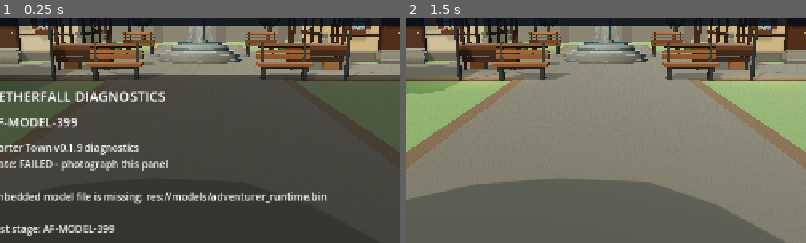
Above: before the commit, frames 1-2 (left to right).
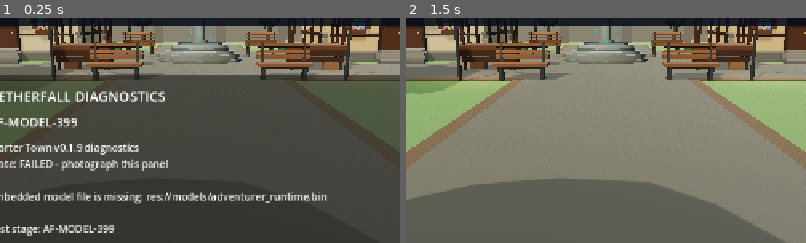
Above: after the commit, the same moments.

Repository: demetrecerrone-star/Aetherfall
Game: Godot game, scene res://starter_town.tscn
Two runs of this game, one before a commit and one after it. Both use one fixed random seed, a clock stepped at 60 frames per second and the inputs below.
Inputs:
- Up to frame 1 (0.25 s): no input
- Up to frame 2 (1.5 s): click "ERROR AF-MODEL-399" at 0.5 s; click "POSE: RELAX" at 1.25 s
The pictures show only the part of the screen within x 25-75%, y 17-67%; the shares and areas given below are measured in that part.

The runs differ from the first frame. In frame 1, less than 0.1% of the frame differs, in the area x 46-54%, y 3-12%; in frame 2, less than 0.1%.

Commit message:
Render fountain with animated translucent water curtains and refined splash droplets

Diff:
--- a/cleanroom/starter_town.gd
+++ b/cleanroom/starter_town.gd
@@ -127,6 +127,7 @@
 var _fountain_crystal: MeshInstance3D
 var _fountain_glow: OmniLight3D
 var _fountain_cascades: Array[MeshInstance3D] = []
+var _fountain_curtain_mat: ShaderMaterial
 var _fountain_drips: Array[MeshInstance3D] = []
 
 func _ready() -> void:
@@ -442,53 +443,89 @@
     return Vector3(sin(heading) * radius, y, -4.0 + cos(heading) * radius)
 
 
+func _fountain_curtain_material() -> ShaderMaterial:
+    # A translucent animated water skin, not opaque hair strands or light panels.
+    # Broad low-contrast streaks travel downward; the edges vanish naturally.
+    var shader := Shader.new()
+    shader.code = """
+shader_type spatial;
+render_mode blend_mix, depth_draw_never, cull_disabled, diffuse_burley, specular_schlick_ggx;
+
+uniform float flow_time = 0.0;
+
+void fragment() {
+    float soft_edges = smoothstep(0.0, 0.18, UV.x) *
+        (1.0 - smoothstep(0.82, 1.0, UV.x));
+    float channel = sin(UV.x * 16.0 + sin(UV.y * 13.0 - flow_time * 3.7) * 0.65);
+    float falling = sin(UV.y * 46.0 - flow_time * 9.0 +
+        1.6 * sin(UV.x * 9.0 + flow_time * 0.75));
+    float breakup = sin(UV.y * 29.0 - flow_time * 6.6 + UV.x * 13.0);
+    float flecks = smoothstep(0.68, 0.95, 0.50 +
+        0.25 * falling + 0.25 * breakup);
+    float shimmer = clamp(0.48 + 0.22 * channel + 0.18 * flecks, 0.0, 1.0);
+    ALBEDO = mix(vec3(0.19, 0.48, 0.55), vec3(0.54, 0.78, 0.83), shimmer);
+    ALPHA = (0.37 + 0.07 * channel + 0.11 * flecks) *
+        soft_edges * COLOR.a;
+    ROUGHNESS = 0.11;
+    SPECULAR = 0.76;
+    METALLIC = 0.0;
+}
+"""
+    var material := ShaderMaterial.new()
+    material.shader = shader
+    material.set_shader_parameter("flow_time", 0.0)
+    return material
+
+
 func _add_fountain_cascade(angle: float, index: int) -> void:
-    # Seven uneven, narrowly separated water filaments at each spout.
-    # Unlike the earlier broad unlit ribbons they have gaps, irregular edges,
-    # changing thickness and physically lit normals: no flat light panels.
+    # One lightly folded, continuous falling sheet per outlet. Seven vertices
+    # across its width create a soft contour, not seven separated hair strands.
+    var rows := 33
+    var columns := 7
     var vertices := PackedVector3Array()
     var normals := PackedVector3Array()
     var colors := PackedColorArray()
+    var uvs := PackedVector2Array()
     var indices := PackedInt32Array()
-    for strand in range(7):
-        var offset := (float(strand) - 3.0) * 0.065
-        var heading := angle + offset
-        var across := Vector3(cos(heading), 0.0, -sin(heading))
-        for segment in range(29):
-            var t := float(segment) / 28.0
-            var center := _fountain_flow_point(heading, t, index)
-            var turbulence := 0.013 * sin(t * 19.0 + float(strand) * 1.7 + float(index)) * sin(t * PI)
-            center.x += sin(heading) * turbulence
-            center.z += cos(heading) * turbulence
-            var width := 0.010 + 0.006 * (0.5 + 0.5 * sin(24.0 * t + float(strand) * 2.1))
-            var density := 0.52 + 0.25 * sin(t * 17.0 + float(strand) * 2.3)
-            for edge in range(2):
-                var sign := -1.0 if edge == 0 else 1.0
-                vertices.append(center + across * (sign * width))
-                normals.append(Vector3(sin(heading), 0.18, cos(heading)).normalized())
-                colors.append(Color(0.95, 1.0, 1.0, density))
-            if segment > 0:
-                var base := strand * 58 + (segment - 1) * 2
+    var across := Vector3(cos(angle), 0.0, -sin(angle))
+    var outwards := Vector3(sin(angle), 0.0, cos(angle))
+    for segment in range(rows):
+        var t := float(segment) / float(rows - 1)
+        var center := _fountain_flow_point(angle, t, index)
+        var width := lerpf(0.116, 0.095, t)
+        var flutter := sin(t * 16.0 + float(index) * 1.1) * sin(t * PI) * 0.007
+        for column in range(columns):
+            var u := float(column) / float(columns - 1)
+            var side := u * 2.0 - 1.0
+            var fold := 0.016 * sin(u * TAU + t * 9.0 + float(index) * 0.73) * sin(t * PI)
+            var point := center + across * side * width + outwards * (fold + flutter)
+            vertices.append(point)
+            normals.append((outwards + Vector3.UP * 0.25 + across * (side * 0.24)).normalized())
+            colors.append(Color(1.0, 1.0, 1.0, lerpf(0.96, 0.80, t)))
+            uvs.append(Vector2(u, t))
+        if segment > 0:
+            var previous := (segment - 1) * columns
+            var current := segment * columns
+            for column in range(columns - 1):
                 indices.append_array(PackedInt32Array([
-                    base, base + 1, base + 2,
-                    base + 1, base + 3, base + 2
+                    previous + column, previous + column + 1, current + column,
+                    previous + column + 1, current + column + 1, current + column
                 ]))
     var arrays := []
     arrays.resize(Mesh.ARRAY_MAX)
     arrays[Mesh.ARRAY_VERTEX] = vertices
     arrays[Mesh.ARRAY_NORMAL] = normals
     arrays[Mesh.ARRAY_COLOR] = colors
+    arrays[Mesh.ARRAY_TEX_UV] = uvs
     arrays[Mesh.ARRAY_INDEX] = indices
     var mesh := ArrayMesh.new()
     mesh.add_surface_from_arrays(Mesh.PRIMITIVE_TRIANGLES, arrays)
     var flow := MeshInstance3D.new()
     flow.name = "FountainCascade%02d" % index
     flow.mesh = mesh
-    var mat := _water_mat(Color("#9dced9"), 0.54)
-    mat.vertex_color_use_as_albedo = true
-    mat.roughness = 0.10
-    mat.metallic = 0.0
-    flow.material_override = mat
+    if _fountain_curtain_mat == null:
+        _fountain_curtain_mat = _fountain_curtain_material()
+    flow.material_override = _fountain_curtain_mat
     flow.cast_shadow = GeometryInstance3D.SHADOW_CASTING_SETTING_OFF
     add_child(flow)
     _fountain_cascades.append(flow)
@@ -500,8 +537,8 @@
     var drop := MeshInstance3D.new()
     drop.name = "FountainDroplet_%d_%d" % [stream, bead]
     var shape := SphereMesh.new()
-    shape.radius = 0.011
-    shape.height = 0.053
+    shape.radius = 0.008
+    shape.height = 0.030
     shape.radial_segments = 10
     shape.rings = 5
     drop.mesh = shape
@@ -1278,7 +1315,7 @@
     _cylinder(self, "FountainColumn", 0.24, 1.36, Vector3(0, 1.70, -4.0), Color("#858d89"), 0.82)
     _cylinder(self, "FountainSpoutRing", 0.38, 0.18, Vector3(0, 2.28, -4.0), Color("#707875"), 0.74)
 
-    # Water now spills from the top disk rim, curves through open air,
+    # Textured water curtains spill from the top disk rim through open air,
     # and lands in the basin instead of tracing the narrow center pillar.
     _fountain_cascades.clear()
     _fountain_drips.clear()
@@ -2160,18 +2197,14 @@
         _fountain_crystal.rotation.y += delta * 0.48
     if _fountain_glow != null:
         _fountain_glow.light_energy = 0.34 + (sin(_fountain_time * 1.8) + 1.0) * 0.045
-    # Light and opacity vary, so no stream remains a static flat slab.
-    for i in range(_fountain_cascades.size()):
-        var mat := _fountain_cascades[i].material_override as StandardMaterial3D
-        if mat != null:
-            var tint := mat.albedo_color
-            tint.a = 0.47 + 0.08 * sin(_fountain_time * 3.4 + float(i) * 0.8)
-            mat.albedo_color = tint
+    # All eight curtains share one animated material and a single time update.
+    if _fountain_curtain_mat != null:
+        _fountain_curtain_mat.set_shader_parameter("flow_time", _fountain_time)
     for i in range(_fountain_drips.size()):
         var stream := int(i / 3)
         var bead := i % 3
         var theta := TAU * float(stream) / 8.0 + (float(bead) - 1.0) * 0.065
-        var t := fposmod(_fountain_time * 0.80 + float(bead) * 0.333 + float(stream) * 0.074, 1.0)
+        var t := 0.70 + 0.28 * fposmod(_fountain_time * 1.10 + float(bead) * 0.333 + float(stream) * 0.074, 1.0)
         var drip := _fountain_drips[i]
         drip.position = _fountain_flow_point(theta, t, stream)
         var drop_mat := drip.material_override as StandardMaterial3D
--- a/cleanroom/tests/environment_texture_test.gd
+++ b/cleanroom/tests/environment_texture_test.gd
@@ -87,8 +87,8 @@
         _fail("Wall texture scaling is not uniform on all facade faces")
         return
 
-    # Water now uses several narrow, physically lit strands rather than one
-    # emissive flat panel. Drops are smaller and stretched by gravity.
+    # The outlet must render animated, transparent water curtains, not
+    # individual hair strands or unlit glass/light panels.
     if town.find_child("FountainJet", true, false) != null:
         _fail("Old fountain water rods are still present")
         return
@@ -96,23 +96,31 @@
     var droplets := town.find_children("FountainDroplet*", "MeshInstance3D", true, false)
     var fake_rings := town.find_children("FountainRipple*", "MeshInstance3D", true, false)
     if sheets.size() != 8 or droplets.size() != 24 or fake_rings.size() != 0:
-        _fail("Expected eight strand groups, 24 small falling droplets and no flat ripple decals")
+        _fail("Expected eight falling water curtains, 24 fine splash droplets and no fake ripples")
         return
     for flow in sheets:
         var visual := flow as MeshInstance3D
-        var stream_mat := visual.material_override as StandardMaterial3D
+        var stream_mat := visual.material_override as ShaderMaterial
         var flow_vertices: PackedVector3Array = visual.mesh.surface_get_arrays(0)[Mesh.ARRAY_VERTEX]
         var flow_colors: PackedColorArray = visual.mesh.surface_get_arrays(0)[Mesh.ARRAY_COLOR]
-        if flow_vertices.size() < 400 or flow_colors.size() != flow_vertices.size():
-            _fail("Fountain returned to broad panels instead of separate shaded filaments")
+        var flow_uvs: PackedVector2Array = visual.mesh.surface_get_arrays(0)[Mesh.ARRAY_TEX_UV]
+        if flow_vertices.size() != 231 or flow_colors.size() != 231 or flow_uvs.size() != 231:
+            _fail("Fountain does not use a continuous seven-column water curtain")
             return
-        if stream_mat == null or not stream_mat.vertex_color_use_as_albedo or stream_mat.shading_mode == BaseMaterial3D.SHADING_MODE_UNSHADED:
-            _fail("Flowing water is not softly shaded and varied along each filament")
+        if stream_mat == null or stream_mat.shader == null:
+            _fail("Water curtains are missing their animated translucent shader")
+            return
+        var curtain_shader := stream_mat.shader.code
+        if not curtain_shader.contains("flow_time") or not curtain_shader.contains("ALPHA") or not curtain_shader.contains("soft_edges"):
+            _fail("Fountain shader has no downward-moving water texture or soft edges")
+            return
+        if flow_uvs[0].x != 0.0 or flow_uvs[6].x != 1.0 or absf(flow_uvs[224].y - 1.0) > 0.001:
+            _fail("Fountain curtains lack continuous UV mapping")
             return
     var small_drop := droplets[0] as MeshInstance3D
     var drop_mesh := small_drop.mesh as SphereMesh
-    if drop_mesh == null or drop_mesh.radius > 0.016 or drop_mesh.height < 0.045:
-        _fail("Fountain droplets are still oversized round beads")
+    if drop_mesh == null or drop_mesh.radius > 0.012 or drop_mesh.height > 0.035:
+        _fail("Fountain droplets are still oversized decorative beads")
         return
 
     # Real impact ripples displace a densely tessellated circular water surface.
@@ -135,7 +143,11 @@
         _fail("Water surface ripples are not driven by droplet impact positions")
         return
     var initial_time := float(water_mat.get_shader_parameter("flow_time"))
+    var curtain_mat := (sheets[0] as MeshInstance3D).material_override as ShaderMaterial
     town.call("_update_fountain", 0.30)
+    if float(curtain_mat.get_shader_parameter("flow_time")) < 0.29:
+        _fail("Fountain waterfall animation is not advancing")
+        return
     var next_time := float(water_mat.get_shader_parameter("flow_time"))
     if next_time < initial_time + 0.29:
         _fail("Physical fountain waves are not moving")
@@ -154,8 +166,8 @@
         _fail("Fountain runoff does not land inside the basin away from the column")
         return
     var first_vertices: PackedVector3Array = (sheets[0] as MeshInstance3D).mesh.surface_get_arrays(0)[Mesh.ARRAY_VERTEX]
-    if first_vertices[0].y < 2.36 or first_vertices[56].y > 1.05:
-        _fail("Fountain stream filaments no longer span disk to basin")
+    if first_vertices[0].y < 2.36 or first_vertices[224].y > 1.05:
+        _fail("Fountain water curtains no longer span disk to basin")
         return
 
     print("AETHERFALL_ENVIRONMENT_02T_OK: Seam-free textured lawn, unified cobbles, triplanar fountain, tiled roofs, textured stall posts and three ground heights")
